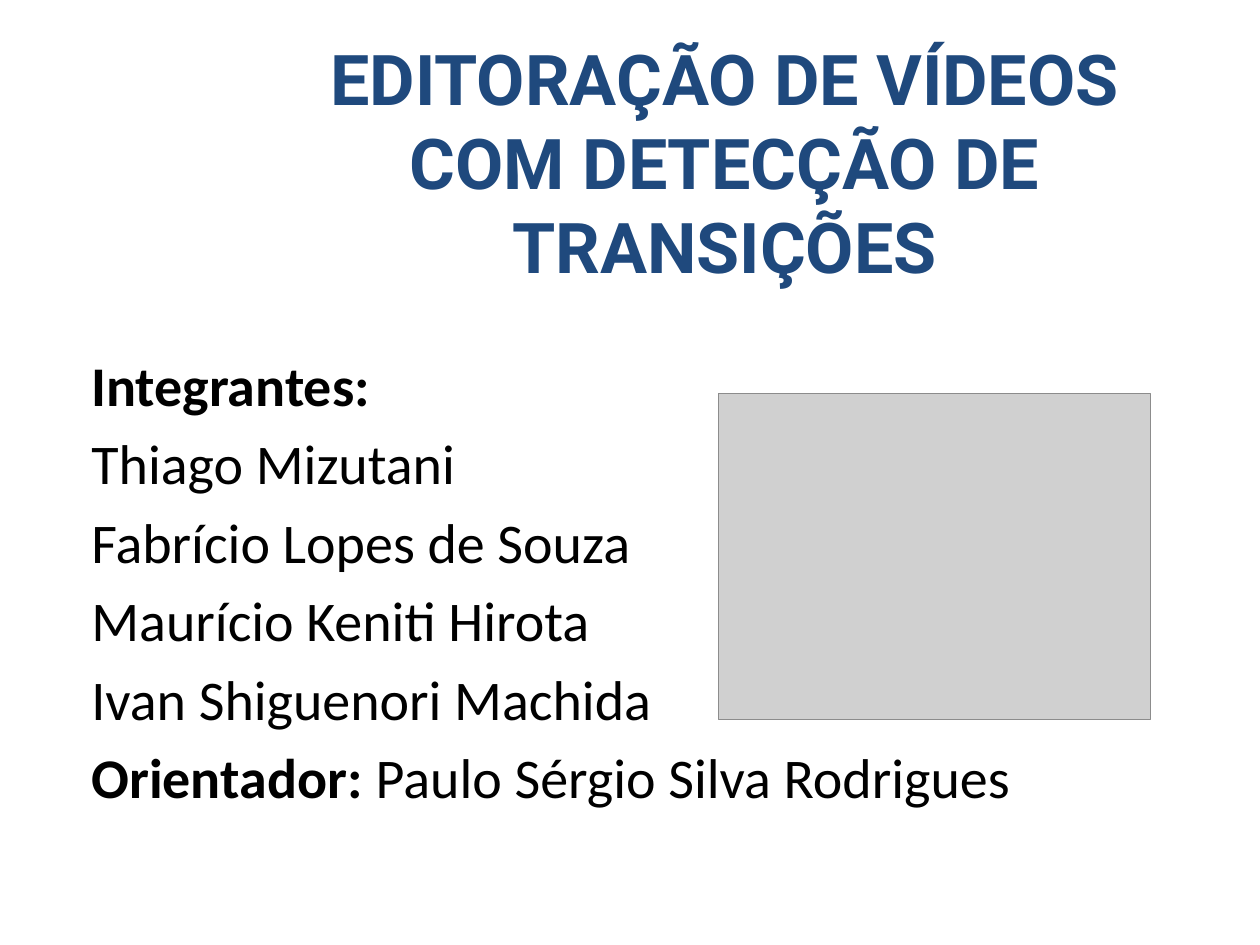
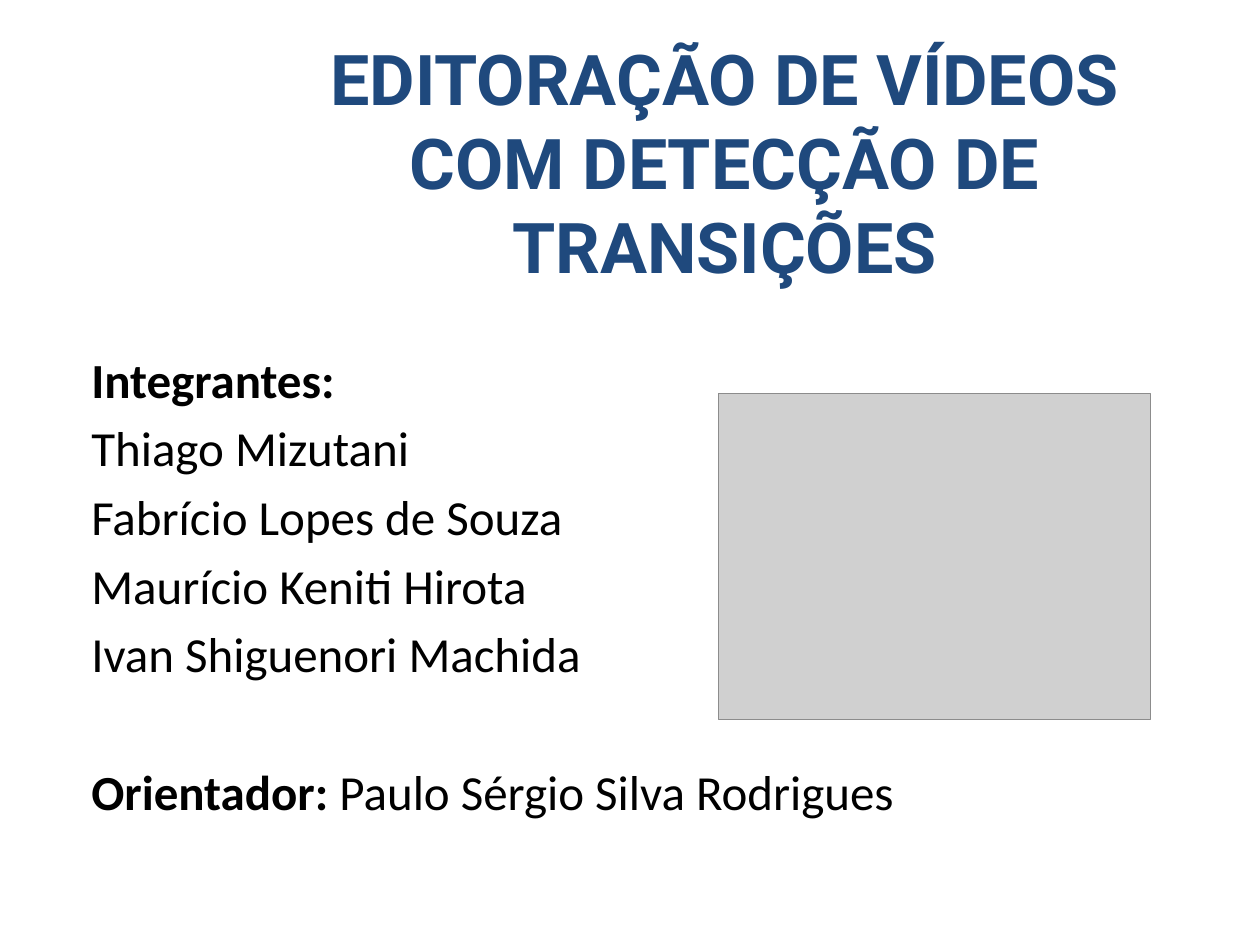
Before and after one commit to fabriciols/m-fit, a slide deck: slide 1 of Expocom/Apresentação_Final.pptx. Drawn at 1260x945 pixels with LibreOffice and Linux fonts; fonts in the diff are those of the drawing; grey boxes stand for pictures; background and template pictures are left out. Boxes give left, top, right and bottom in pixels: in the first picture for what was removed or moved away, otherwise in the second. Text is boxed around its words. In the diff, an @@ line names an element or a change of style, - is before the commit and + after.

```diff
--- a/Expocom/Apresentação_Final.pptx
+++ b/Expocom/Apresentação_Final.pptx
@@ text "Integrantes:" at [91, 366, 894, 819]: size 32 to 28 pt @@
```
Also in this commit, not shown: 2 slides added.
